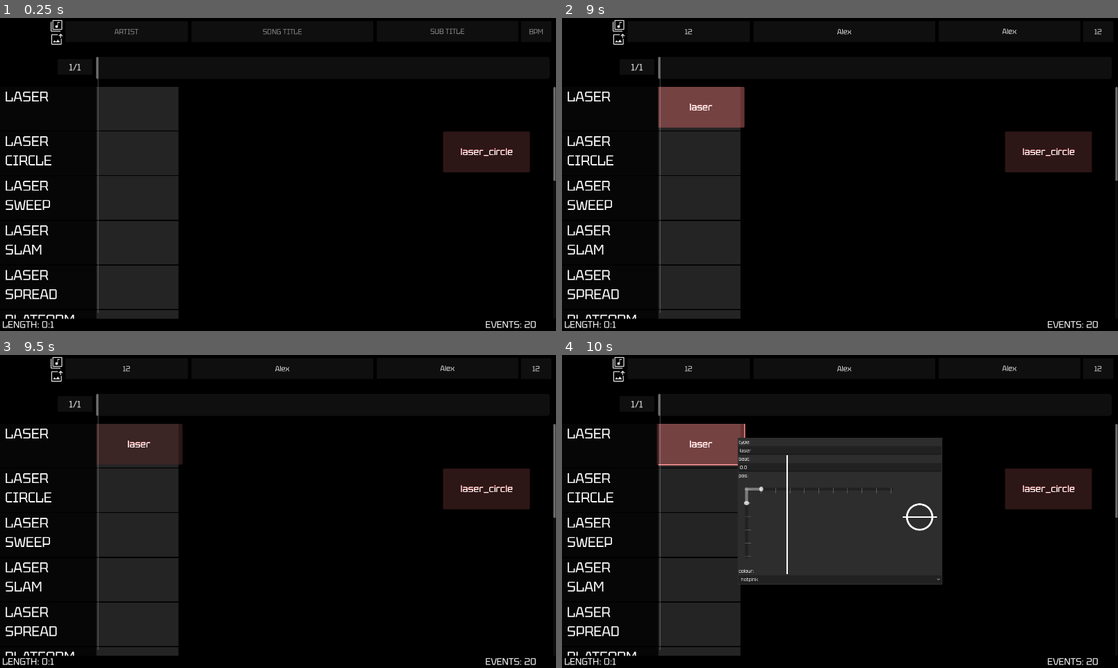
Above: before the commit, frames 1-4 (two rows, left to right).
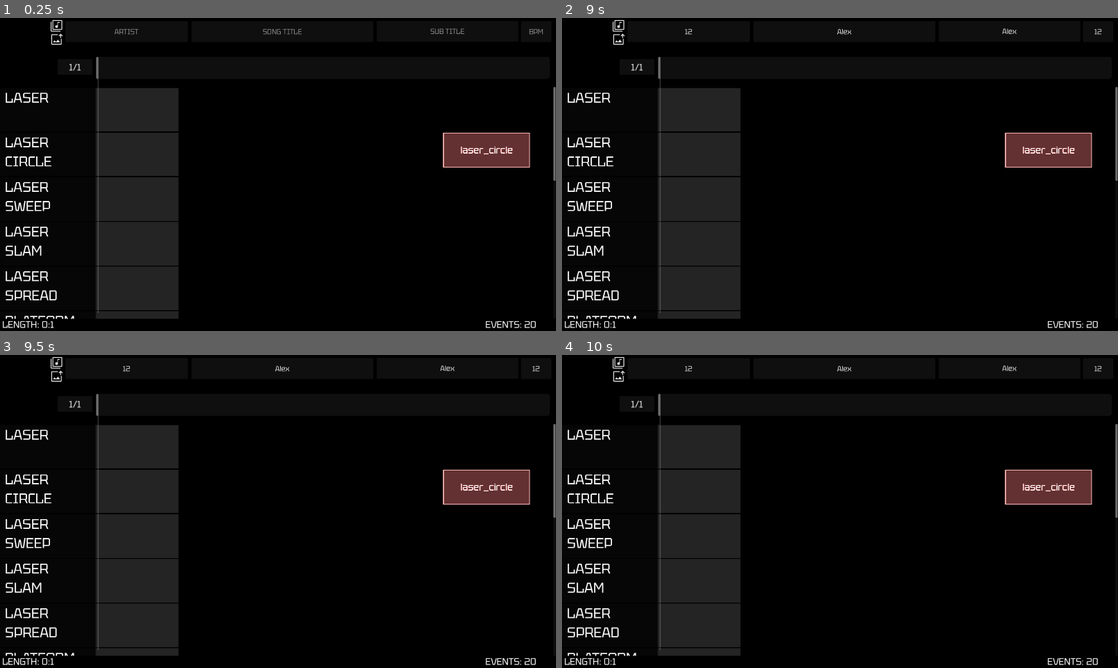
Above: after the commit, the same moments.

Repository: FireEntity1/beat-jumper
Game: Godot game, scene res://scenes/editor.tscn
Two runs of this game, one before a commit and one after it. Both use one fixed random seed, a clock stepped at 60 frames per second and the inputs below. This scene is started directly instead of the project's main scene. Sound files missing from this copy of the repository are replaced by a short silence.
Inputs (mouse positions are in pixels of both pictures, inside the frame that each line leads up to):
- Up to frame 1 (0.25 s): no input
- Up to frame 2 (9 s): click (845, 30) at 0.52 s; type "Alex" at 0.6 s; click (1006, 30) at 0.75 s; type "Alex" at 0.83 s; click (689, 30) at 0.98 s; type "12" at 1.07 s; click (1095, 30) at 1.27 s; type "12" at 1.35 s; click "laser_circle" at 2 s; click "platform_colour" at 2.75 s; click (617, 39) at 3.5 s; click (617, 24) at 4.25 s; tap Enter at 5, 6.5, 8 s; drag from (650, 108) to (895, 105) at 5.02 s; tap Space (jump) at 5.75, 7.25, 8.75 s; drag from (650, 152) to (812, 237) at 5.77 s; move the mouse to (650, 199) at 6.52 s; hold Left (left) 6.53-7.25 s; hold Shift (shift, bound only after the commit) 6.53-7.25 s; tap S (slam) at 6.6 s; click (650, 199) at 6.67 s; drag from (650, 243) to (673, 127) at 7.27 s; drag from (650, 287) to (867, 174) at 8.02 s; drag from (673, 127) to (756, 96) at 8.77 s
- Up to frame 3 (9.5 s): no input
- Up to frame 4 (10 s): click (701, 445) at 9.5 s, where only the run before the commit has a clickable "laser"

The runs differ from the first frame. In frame 1, 3.8% of the frame differs, in the area x 1-96%, y 22-97%; in frame 2, 5.8%; in frame 3, 4.0%; in frame 4, 23%.

Commit message:
fix: working new event logic

Diff:
--- a/components/editor_event.tscn
+++ b/components/editor_event.tscn
@@ -1,12 +1,22 @@
-[gd_scene load_steps=2 format=3 uid="uid://y7kdyhv7n15s"]
+[gd_scene load_steps=3 format=3 uid="uid://y7kdyhv7n15s"]
 
 [ext_resource type="Script" uid="uid://cv4855qt3pjhi" path="res://scripts/editor_event.gd" id="1_ei43j"]
+
+[sub_resource type="StyleBoxFlat" id="StyleBoxFlat_ei43j"]
+bg_color = Color(0.129558, 0.129559, 0.129558, 1)
+border_width_left = 3
+border_width_top = 3
+border_width_right = 3
+border_width_bottom = 3
+border_color = Color(0.481789, 0.48179, 0.481789, 1)
 
 [node name="editor_event" type="Button"]
 custom_minimum_size = Vector2(250, 120)
 offset_right = 300.0
-offset_bottom = 140.0
+offset_bottom = 120.0
+mouse_filter = 1
 theme_override_font_sizes/font_size = 32
+theme_override_styles/normal = SubResource("StyleBoxFlat_ei43j")
 script = ExtResource("1_ei43j")
 
 [node name="edit" type="PopupPanel" parent="."]
--- a/project.godot
+++ b/project.godot
@@ -68,6 +68,12 @@
 , Object(InputEventKey,"resource_local_to_scene":false,"resource_name":"","device":-1,"window_id":0,"alt_pressed":false …(186 unchanged characters)…
 ]
 }
+shift={
+"deadzone": 0.2,
+"events": [Object(InputEventKey,"resource_local_to_scene":false,"resource_name":"","device":-1,"window_id":0,"alt_pressed":false,"shift_pressed":false,"ctrl_pressed":false,"meta_pressed":false,"pressed":false,"keycode":0,"physical_keycode":4194325,"key_label":0,"unicode":0,"location":0,"echo":false,"script":null)
+, Object(InputEventKey,"resource_local_to_scene":false,"resource_name":"","device":-1,"window_id":0,"alt_pressed":false,"shift_pressed":false,"ctrl_pressed":false,"meta_pressed":false,"pressed":false,"keycode":0,"physical_keycode":4194325,"key_label":0,"unicode":0,"location":0,"echo":false,"script":null)
+]
+}
 
 [physics]
 
--- a/scenes/editor.tscn
+++ b/scenes/editor.tscn
@@ -83,6 +83,10 @@
 size_flags_horizontal = 3
 size_flags_vertical = 3
 
+[node name="lines_layer" type="Control" parent="scroll/tracks"]
+layout_mode = 2
+mouse_filter = 2
+
 [node name="song_length" type="Label" parent="."]
 offset_left = 8.0
 offset_top = 1037.0
--- a/scripts/editor.gd
+++ b/scripts/editor.gd
@@ -196,6 +196,8 @@
 	)
 	onload()
 	$scroll/tracks.add_child(lines_layer)
+	lines_layer.z_index = 100
+	lines_layer = $scroll/tracks/lines_layer
 	add_lines(1.0,($song.stream.get_length() * bpm) / 60.0, lines_layer)
 
 func _process(delta: float) -> void:
@@ -210,19 +212,22 @@
 	for key in last_beat.keys():
 		last_beat[key] = 0.0
 
+	#for child in get_children():
+		#if child is PopupPanel:
+			#child.queue_free()
+
 	var groups = group_events(temp_testing_map)
 	for key in groups:
 		var events = groups[key]
-		var event = events[0]
+		var event = events[-1]
 		var track = $scroll/tracks.get_node(event.type + "/hbox")
-		add_spacer(track, event.beat, event)
-
-		var max_width = EVENT_WIDTH
+		#add_spacer(track, event.beat, event)
+
+		var max_width = EVENT_WIDTH*float(editor_scale)
 		for temp_event in events:
 			if temp_event.has("length"):
 				var width = temp_event.length * EVENT_WIDTH
-				if width > max_width:
-					max_width = width
+				max_width = width
 
 		var main_event = EVENT.instantiate()
 		main_event.load_default(event.type, 0)
@@ -264,7 +269,8 @@
 			popup.mouse_exited.connect(func():
 				popup.hide()
 			)
-
+		print(groups[key].size())
+		main_event.beat = float(main_event.beat)
 		track.add_child(main_event)
 
 func add_spacer(track, beat, event):
@@ -276,18 +282,20 @@
 func group_events(events):
 	var groups = {}
 	for event in events:
-		var key = str(event.type, "@", event.beat)
+		var key = str(event.type, "@", float(event.beat))
 		if not groups.has(key):
 			groups[key] = []
 		groups[key].append(event)
 	return groups
 
 func add_lines(scale: float,beats, parent):
-	for beat in beats:
+	for beat in int(beats):
 		var line = ColorRect.new()
 		line.size = Vector2(3,5000)
 		line.color = Color(1,1,1,0.1)
 		line.position = Vector2(EVENT_WIDTH*scale*beat + 30,0)
+		if line.position.x < 300:
+			continue
 		line.z_index = 100
 		if beat != 0:
 			parent.add_child(line)
@@ -313,10 +321,10 @@
 			child.queue_free()
 		editor_scale = eval_exp(new_text)
 		add_lines(editor_scale,($song.stream.get_length() * bpm) / 60.0,lines_layer)
+		spawn_events()
 
 func _on_tracks_gui_input(event: InputEvent, type: String)-> void:
-	if event is InputEventMouseButton and Input.is_mouse_button_pressed(MOUSE_BUTTON_LEFT):
-		print(event.position)
+	if event is InputEventMouseButton and Input.is_mouse_button_pressed(MOUSE_BUTTON_LEFT) and Input.is_action_pressed("shift"):
 		var clicked_beat = (event.position.x - EVENT_WIDTH) / EVENT_WIDTH
 		clicked_beat = snap(clicked_beat)
 		var data = new_event(type,clicked_beat)
@@ -327,7 +335,7 @@
 	pass
 
 func snap(value: float):
-	return floor((value/editor_scale)*editor_scale)
+	return floor((value/editor_scale))*editor_scale
 
 func new_event(type, beat):
 	var event = global.defaults[type].duplicate(true)
--- a/scripts/editor_event.gd
+++ b/scripts/editor_event.gd
@@ -30,6 +30,8 @@
 				editable = OptionButton.new()
 				for colour in global.colours:
 					editable.add_item(colour)
+				if global.defaults[event_data.type].colour is Array:
+					print("jsdhf")
 			"speed":
 				editable = LineEdit.new()
 				editable.text = str(event_data[key])
@@ -98,4 +100,5 @@
 	text = selected_track
 
 func _on_button_up() -> void:
-	$edit.popup()
+	if not Input.is_action_pressed("shift"):
+		$edit.popup()
